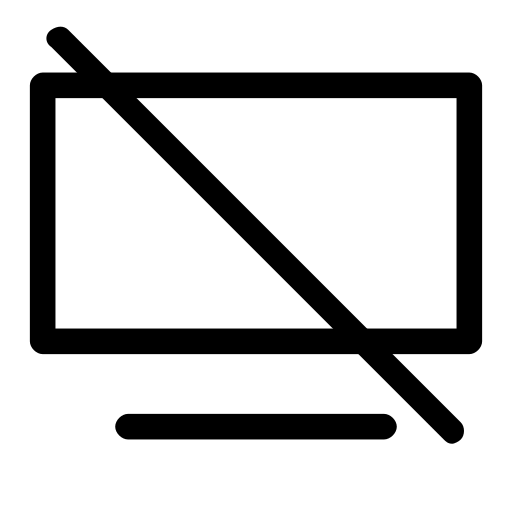
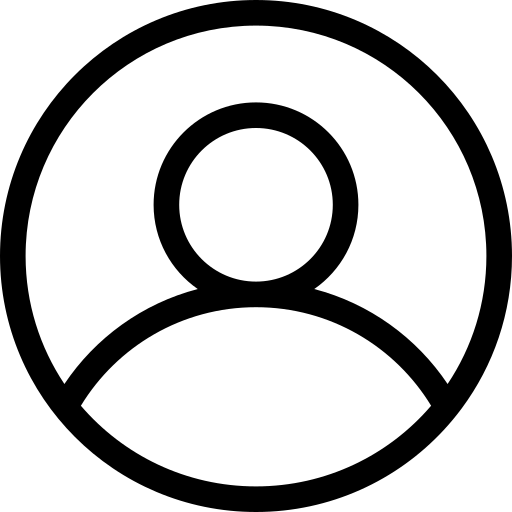
Two versions of the same layered image (w=512, h=512). Layer-by-layer changes:
added layer "person" above "recording-off" over [0, 0, 512, 512]
hid "screen-off" over [29, 26, 483, 444]
